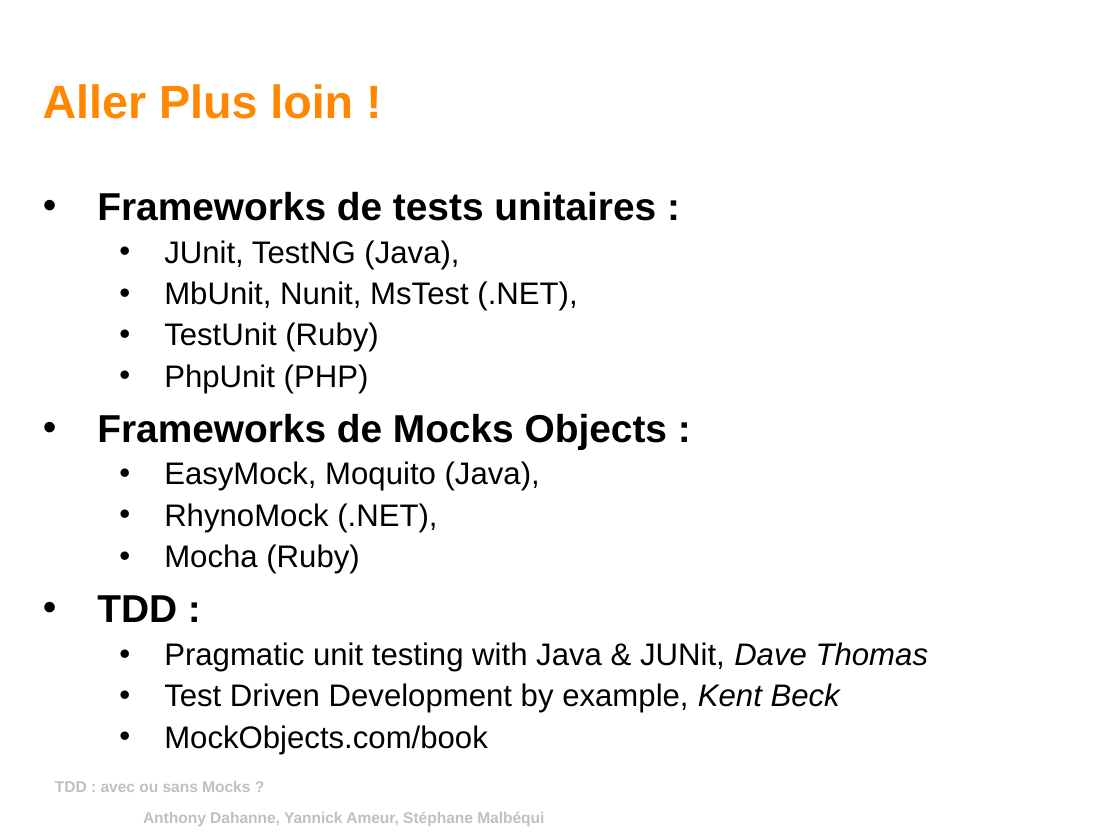
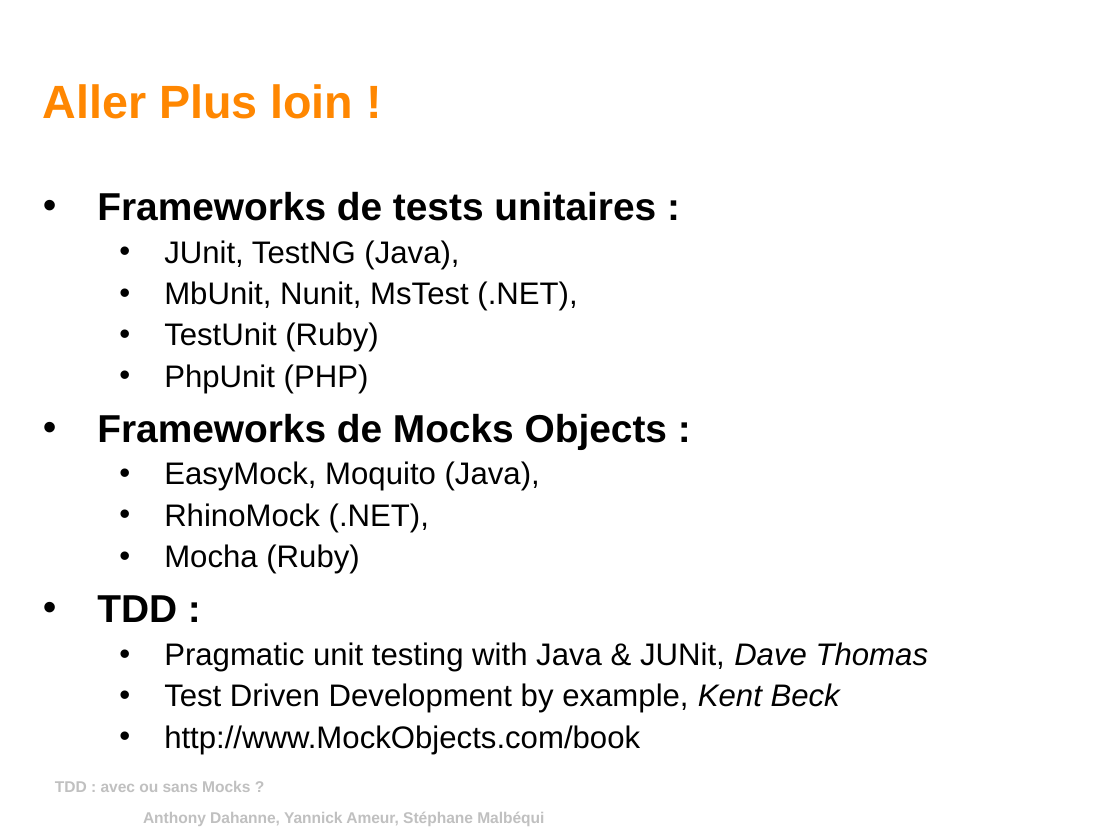
Before and after one commit to yannickameur/tddavecousansmock, a slide deck: slide 13 of tddavecousansmock/tdd_avec_ou_sans_mock.odp (slide 11 before the commit). Drawn at 1120x840 pixels with LibreOffice and Linux fonts; fonts in the diff are those of the drawing; background and template pictures are left out. Boxes give left, top, right and bottom in pixels: in the first picture for what was removed or moved away, otherwise in the second. Text is boxed around its words. In the diff, an @@ line names an element or a change of style, - is before the commit and + after.

```diff
--- a/tddavecousansmock/tdd_avec_ou_sans_mock.odp
+++ b/tddavecousansmock/tdd_avec_ou_sans_mock.odp
@@ text at bbox=[164, 503, 429, 532]: text changed @@
-  • RhynoMock (.NET),
+  • RhinoMock (.NET),
@@ text at bbox=[164, 725, 640, 754]: text changed @@
-  • MockObjects.com/book
+  • http://www.MockObjects.com/book
```
Also in this commit, not shown: 2 other slides changed, 2 slides added, 14 other files.
